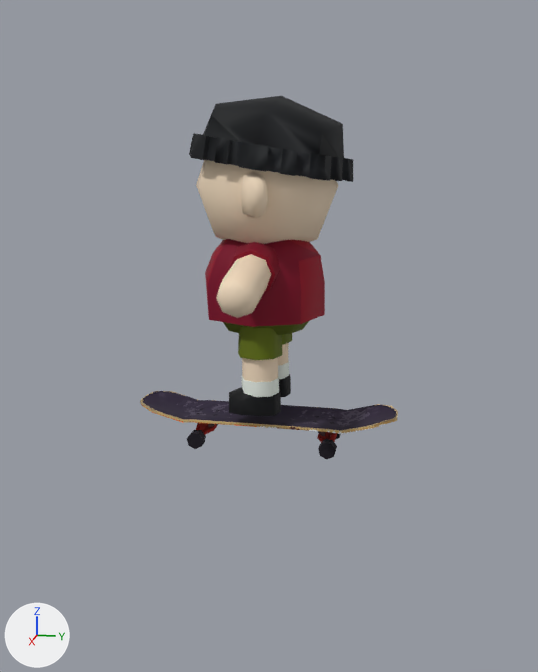
One commit to the Blender file images/character.blend: the scene before it, then after it.
One viewpoint serves both versions: a 50 mm lens placed at (4.07, 0.83, 1.4), pointed at (-0.04, 0.01, 0.37). Lighting does not change. The marker at lower left points along +X, +Y and +Z. The older version comes first.

Names of what the first picture shows: 'Object_2', 'baseball cap 01', 'body', 'shirt 01', 'shoes 01', 'shorts 01', 'socks 01'.
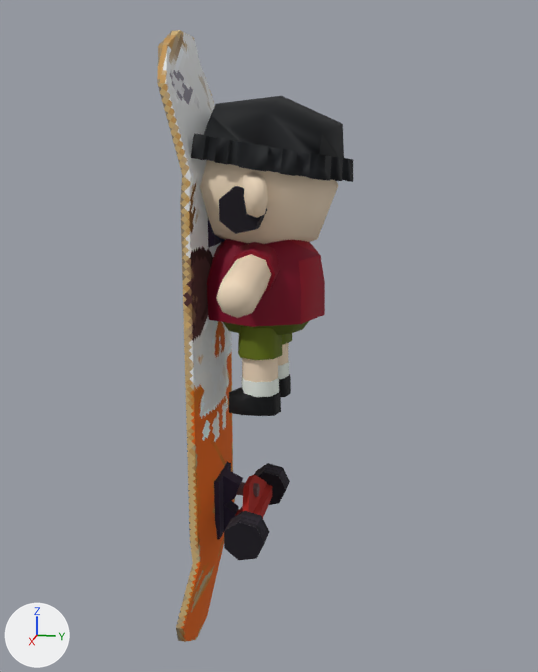
ob_sketchfab_model is not drawn itself; it is the parent of ob_skateboard_final_obj_cleaner_materialmerger_gles.

Boxes (x1, y1, x2, y2) around the edits, measured in the pictures (538 x 672 px):
'Object_2', moved, rescaled (48% narrower, 788% taller): before (140, 391, 398, 459); after (157, 30, 290, 642)

Edits to the bpy script that builds the scene:
```text
Change ob_sketchfab_model:
    ob_sketchfab_model.location: (0.0, 0.0, -0.272) -> (0.0, 0.0, -0.0248)
Change ob_object_2:
    remove ob_object_2.parent = ob_skateboard_final_obj_cleaner_materialmerger_gles
    ob_object_2.location: (0.0, 0.0, 0.0) -> (0.0, 0.0758, 0.215)
    ob_object_2.scale: (1.0, 1.0, 1.0) -> (0.826, 0.826, 0.826)
```
